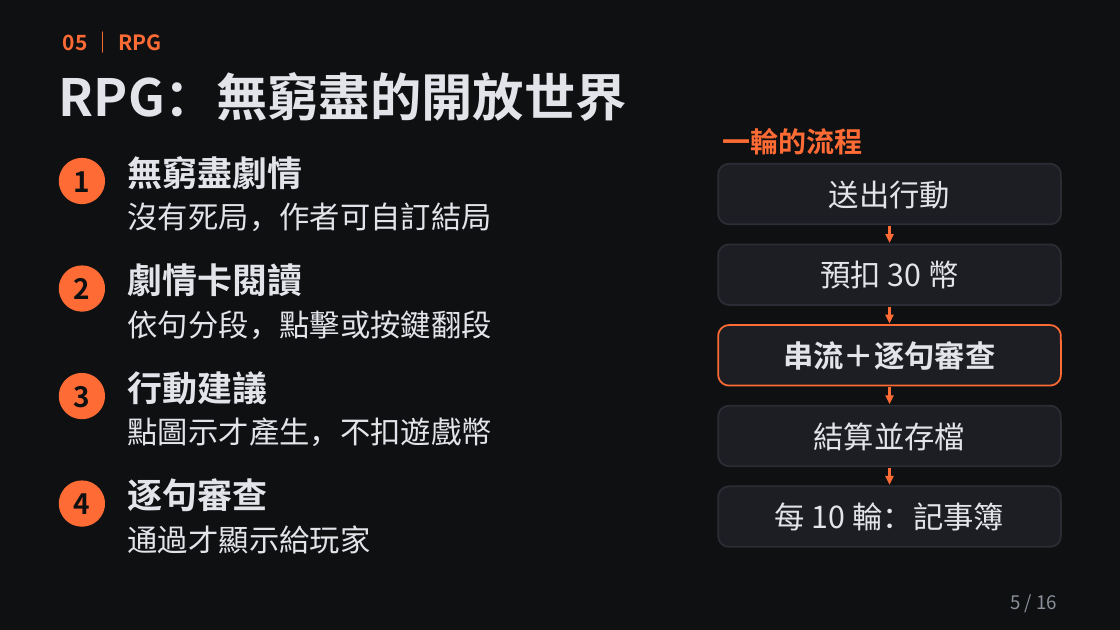
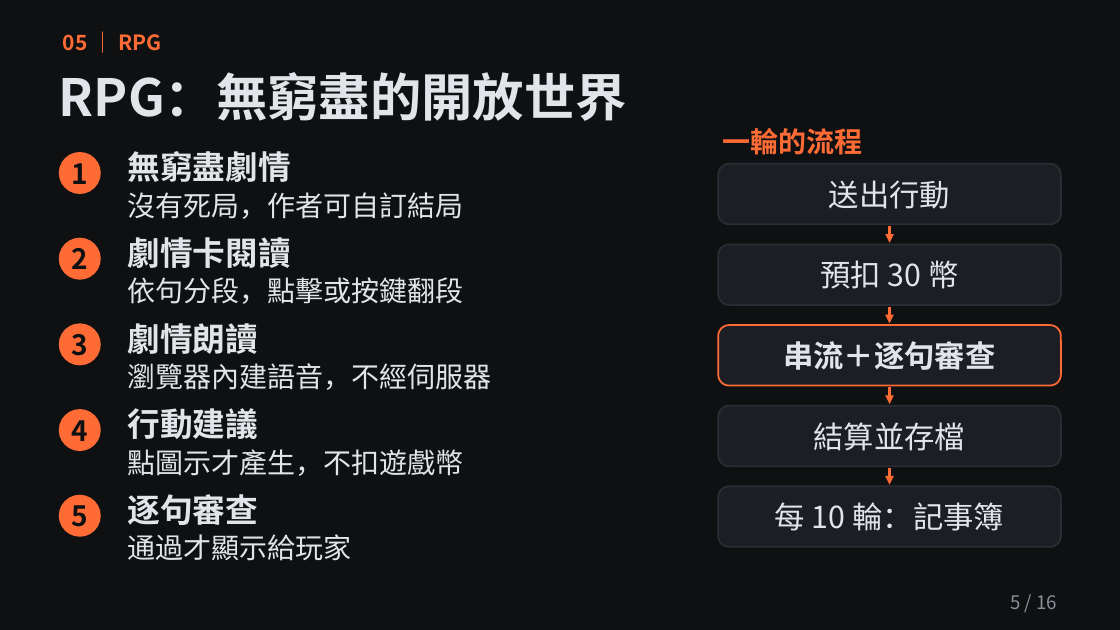
Before and after one commit to pp466pp466/R.A.C, a slide deck: slide 5 of docs/5.0簡報.pptx. Drawn at 1120x630 pixels with LibreOffice and Linux fonts; fonts in the diff are those of the drawing. Boxes give left, top, right and bottom in pixels: in the first picture for what was removed or moved away, otherwise in the second. Text is boxed around its words. In the diff, an @@ line names an element or a change of style, - is before the commit and + after.

```diff
--- a/docs/5.0簡報.pptx
+++ b/docs/5.0簡報.pptx
@@ ellipse "1" resized from (x1=59, y1=158, x2=105, y2=204) to (x1=59, y1=152, x2=101, y2=194) @@
@@ text "沒有死局，作者可自訂結局" moved from (x1=128, y1=202, x2=492, y2=231) to (x1=128, y1=192, x2=464, y2=219) @@
@@ ellipse "2" resized from (x1=59, y1=266, x2=105, y2=312) to (x1=59, y1=238, x2=101, y2=280) @@
@@ text "劇情卡閱讀" moved from (x1=128, y1=263, x2=303, y2=296) to (x1=128, y1=237, x2=291, y2=268) @@
@@ size 26 to 24 pt in 4 elements at (x1=128, y1=534, x2=352, y2=561), (x1=128, y1=192, x2=464, y2=219), (x1=128, y1=449, x2=464, y2=476), (x1=128, y1=277, x2=464, y2=304) @@
@@ text "依句分段，點擊或按鍵翻段" moved from (x1=128, y1=310, x2=492, y2=339) to (x1=128, y1=277, x2=464, y2=304) @@
@@ ellipse "3" resized from (x1=59, y1=373, x2=105, y2=419) to (x1=59, y1=323, x2=101, y2=365) @@
@@ text added at (x1=128, y1=323, x2=259, y2=354), 28 pt, text #E2E4E9, bold @@
+劇情朗讀
@@ text added at (x1=128, y1=363, x2=492, y2=390), 24 pt, text #E2E4E9 @@
+瀏覽器內建語音，不經伺服器
@@ ellipse "4" resized from (x1=59, y1=481, x2=105, y2=527) to (x1=59, y1=409, x2=101, y2=451) @@
@@ size 30 to 28 pt in 4 elements at (x1=128, y1=151, x2=291, y2=182), (x1=128, y1=494, x2=259, y2=525), (x1=128, y1=237, x2=291, y2=268), (x1=128, y1=408, x2=259, y2=439) @@
@@ text "行動建議" moved from (x1=128, y1=371, x2=268, y2=405) to (x1=128, y1=408, x2=259, y2=439) @@
@@ text "點圖示才產生，不扣遊戲幣" moved from (x1=128, y1=417, x2=492, y2=446) to (x1=128, y1=449, x2=464, y2=476) @@
@@ ellipse added at (x1=59, y1=495, x2=101, y2=537), fill #FF6B35, 24 pt, text #0F1012, bold @@
+5
@@ text "逐句審查" moved from (x1=128, y1=478, x2=268, y2=512) to (x1=128, y1=494, x2=259, y2=525) @@
@@ text "通過才顯示給玩家" moved from (x1=128, y1=525, x2=371, y2=554) to (x1=128, y1=534, x2=352, y2=561) @@
```
Also in this commit, not shown: 6 other slides changed, 9 other files.
